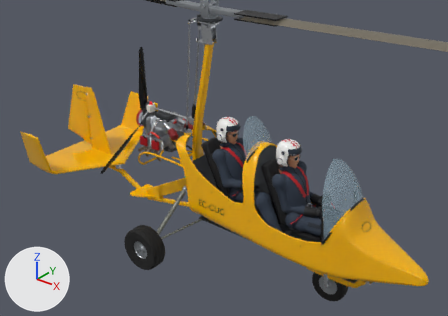
Before and after pictures for a commit that changed the Blender file blender/ela07.blend.
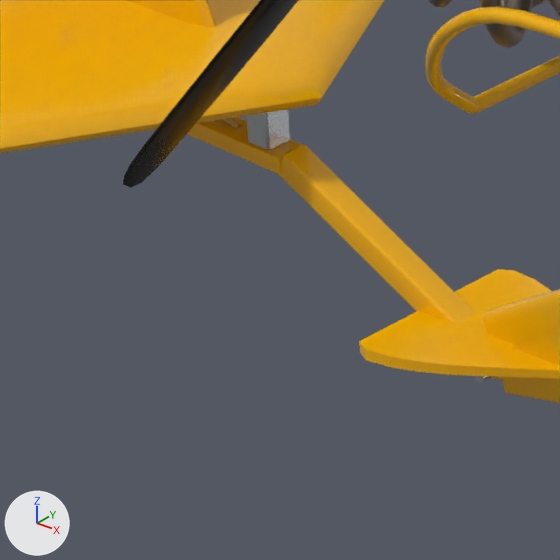
There are two pictures of each version: one whole from a camera (50 mm lens) standing at (3.71, -4.72, 3.13) and looking at (-0.08, 0.02, 0.19), one close up on the part from 19% to 34% of the width and 48% to 70% of the height. Arrows for +X, +Y and +Z are at lower left; the lights stay in place. The first two pictures are the older version.

The first close-up shows 'airframe', 'prop'.
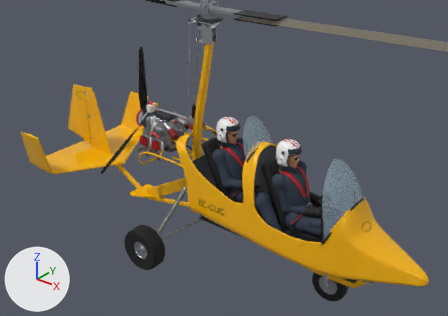
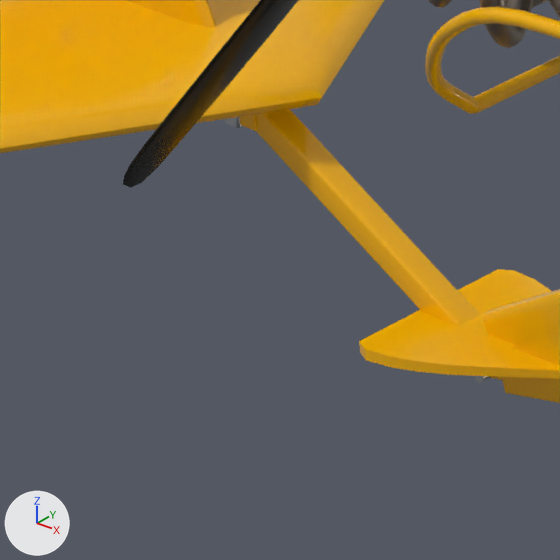
Where the change shows, as pixel boxes [x1, y1, x2, y2] in the close-ups (560 x 560 px; the box of a moved part takes in the faces that stretch with it):
part 1 of me_airframe, moved or reshaped (mostly hidden afterwards)
    before: [246, 109, 290, 150]
    after: [224, 117, 243, 128]
part 2 of me_airframe, moved or reshaped (not visible afterwards)
    before: [222, 118, 242, 129]
part 3 of me_airframe, moved or reshaped
    before: [280, 145, 475, 323]
    after: [255, 109, 479, 325]
part 4 of me_airframe, moved or reshaped
    before: [278, 145, 432, 316]
    after: [253, 114, 438, 318]
part 5 of me_airframe, moved or reshaped (mostly hidden afterwards)
    before: [187, 117, 302, 174]
    after: [239, 115, 255, 131]

Patch to the scene script:
```diff
--- a/blender/ela07.blend.py
+++ b/blender/ela07.blend.py
@@ me_airframe @@
 me_airframe.from_pydata(...)  # 45979 vertices, 46972 faces, 2 loose edges; spans x -2.61..2.29, y -0.92..0.92, z -0.83..1.67
 # used by ob_airframe; location = (0.0, 0.0, 0.0)
+# me_airframe part 1: the loose piece of 24 vertices spanning x -1.82..-1.77, y -0.03..0.03, z -0.47..-0.37 is scaled about its middle by (0.667, 1.4, 0.473), then moved by (-0.05, 0.0, 0.0)
+# me_airframe part 2: the loose piece of 12 vertices spanning x -2.33..-1.87, y -0.01..0.01, z -0.47..-0.38 is scaled about its middle by (1, 1, 0.208), then moved by (0.0, 0.04, -0.01)
+# me_airframe part 3: 15 of the vertices in x -1.75..-1.74, y -0.03..0.03, z -0.5..-0.46 are moved by (-0.05, 0.0, 0.06)
+# me_airframe part 4: 13 of the vertices in x -1.76..-1.75, y -0.03..0.03, z -0.51..-0.47 are moved by (-0.05, 0.0, 0.07)
+# me_airframe part 5: all 9 vertices in x -2.1, y -0.03..0.03, z -0.49..-0.46 are moved by (0.0, 0.0, 0.06)
 me_airframe.materials.append(mat_paint_white)
```
